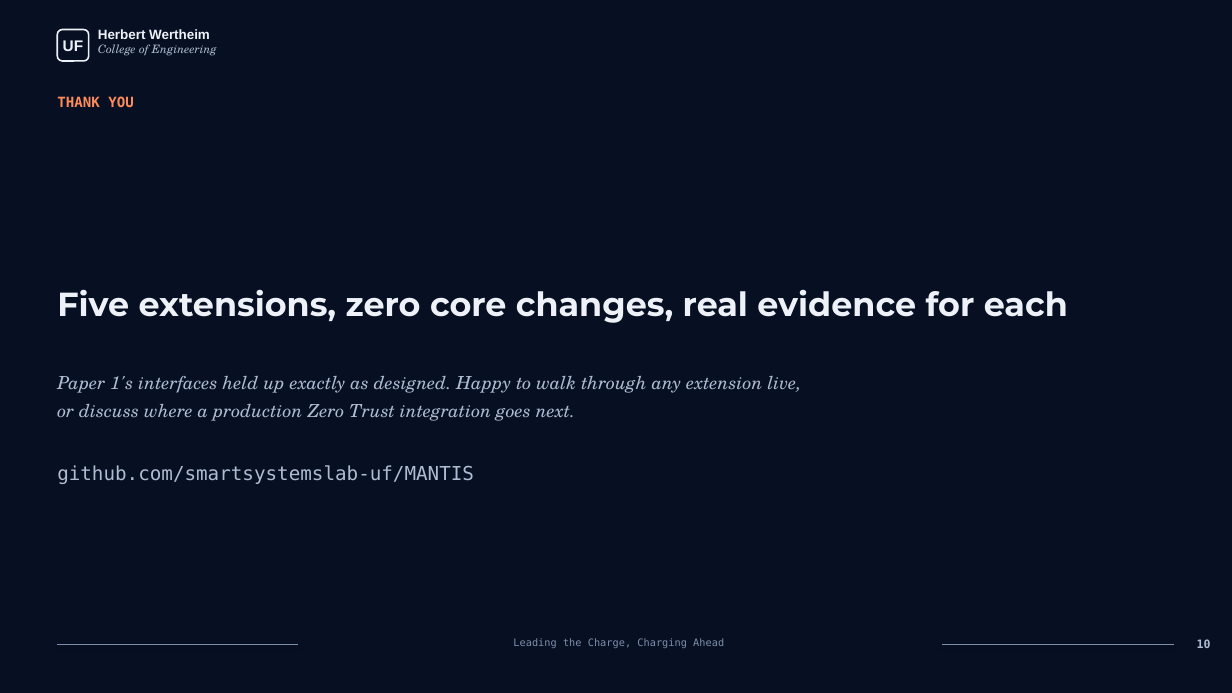
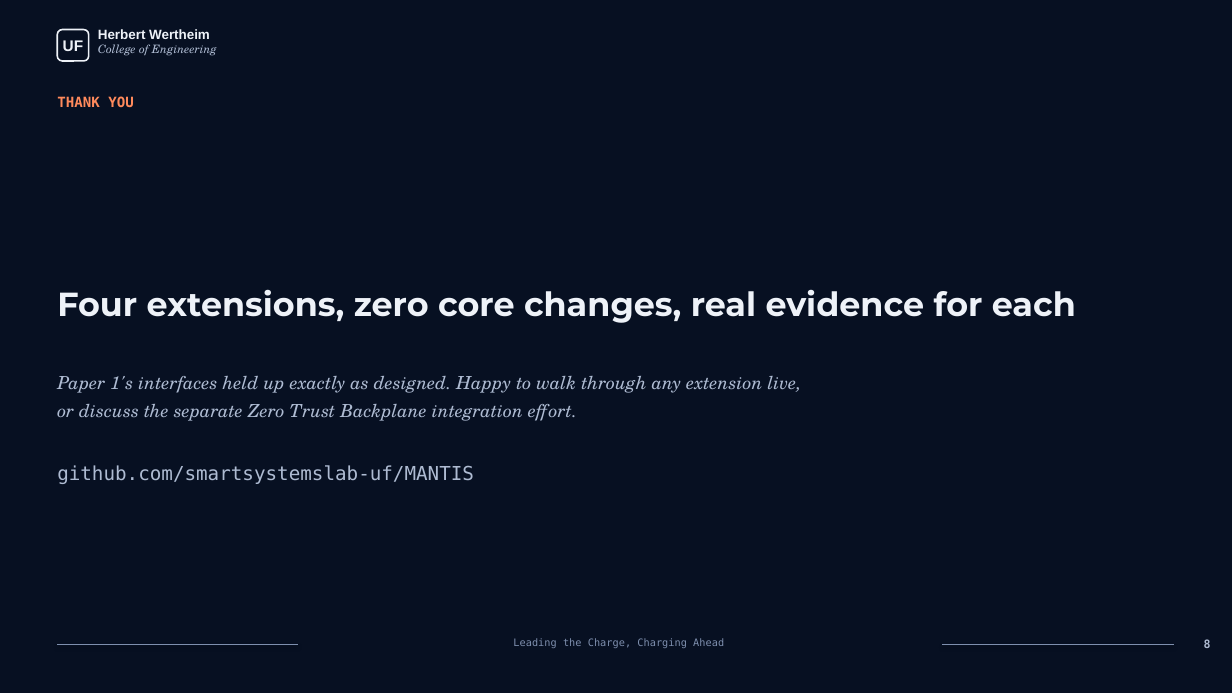
Before and after one commit to smartsystemslab-uf/MANTIS, a slide deck: slide 8 of MANTIS_Demo_Extensions.pptx (slide 10 before the commit). Drawn at 1232x693 pixels with LibreOffice and Linux fonts; fonts in the diff are those of the drawing. Boxes give left, top, right and bottom in pixels: in the first picture for what was removed or moved away, otherwise in the second. Text is boxed around its words. In the diff, an @@ line names an element or a change of style, - is before the commit and + after.

```diff
--- a/MANTIS_Demo_Extensions.pptx
+++ b/MANTIS_Demo_Extensions.pptx
@@ text at (57,289,1076,323): text changed @@
-Five extensions, zero core changes, real evidence for each
+Four extensions, zero core changes, real evidence for each
@@ text at (57,404,577,421): text changed @@
-or discuss where a production Zero Trust integration goes next.
+or discuss the separate Zero Trust Backplane integration effort.
@@ text at (1204,639,1211,648): text changed @@
-10
+8
```
Also in this commit, not shown: 6 other slides changed, 2 slides removed, 1 other file.
